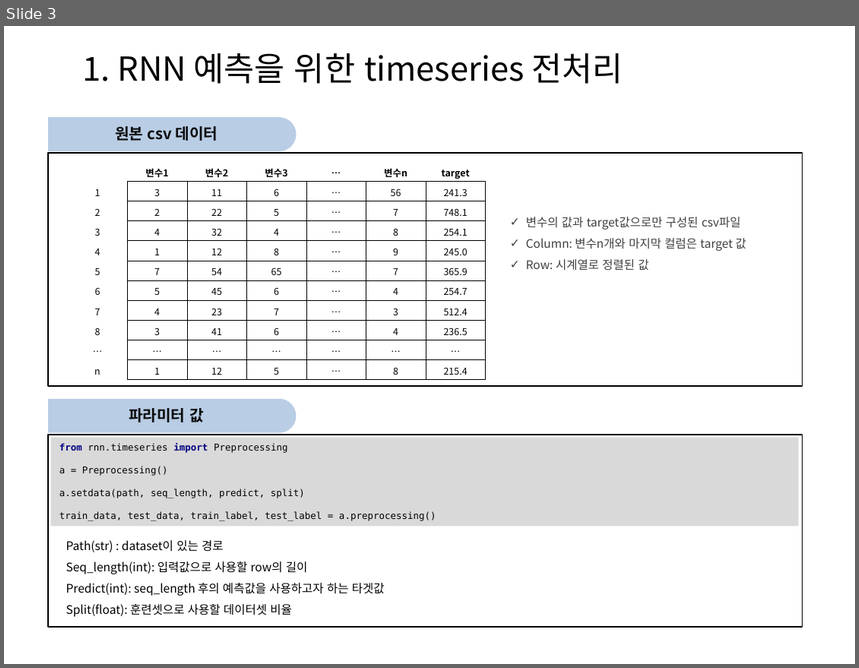
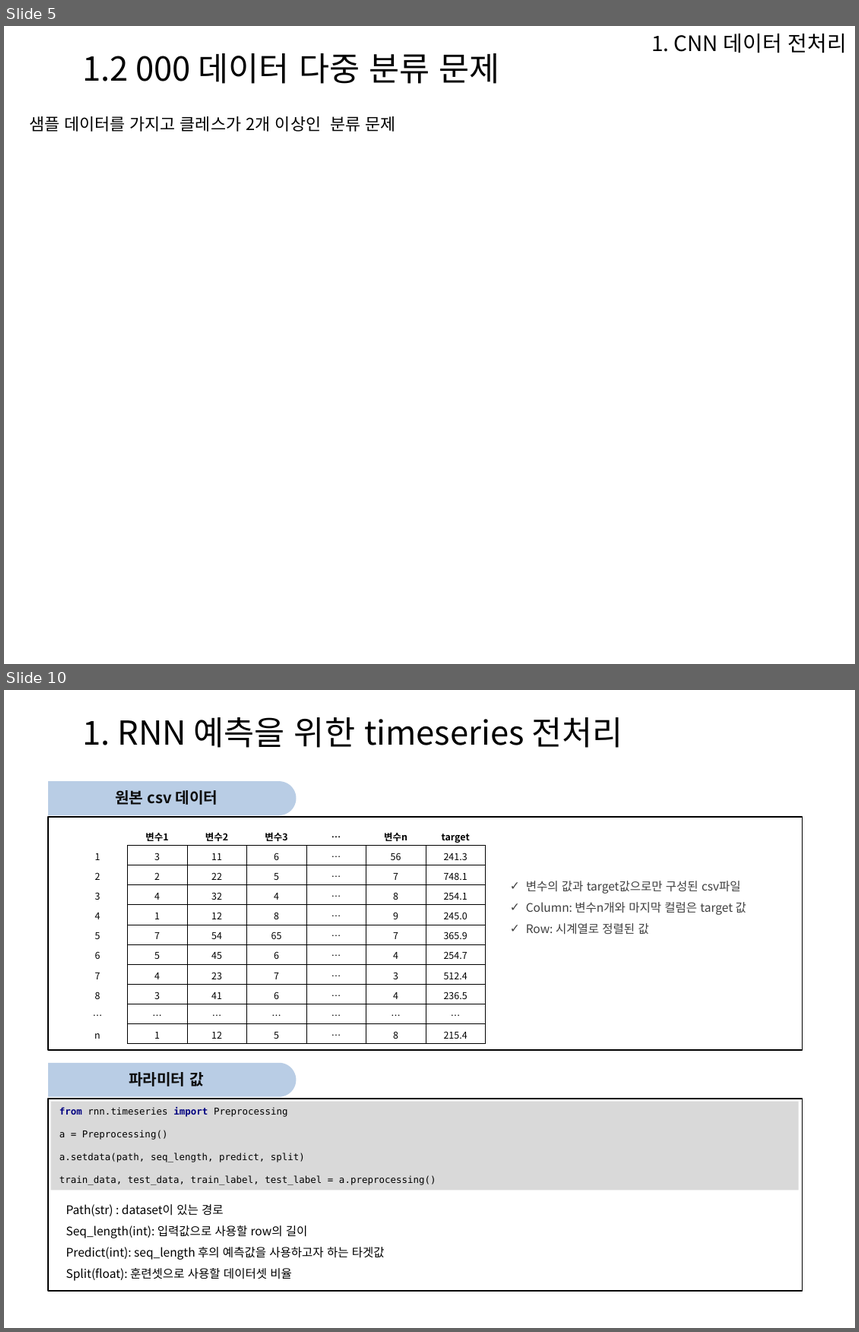
Before and after one commit to Heechul90/Preprocessing, a slide deck: rnn/파이썬 전처리 코드 모듈화 설명.pptx. Shown one above the other, each under a label of ours: slide 3 before the commit, slides 5 and 10 after it; the slides between them are not shown. The pictures are 859x668 and 859x1332 pixels, drawn with LibreOffice and Linux fonts; fonts in the diff are those of the drawing; background and template pictures are left out. Boxes give left, top, right and bottom in pixels: in the first picture for what was removed or moved away, otherwise in the second. Text is boxed around its words. In the diff, an @@ line names an element or a change of style, - is before the commit and + after.

```diff
--- a/rnn/파이썬 전처리 코드 모듈화 설명.pptx
+++ b/rnn/파이썬 전처리 코드 모듈화 설명.pptx
@@ slide 5 added at (4, 26, 855, 664), background picture (left out) @@
@@ text added at (652, 34, 847, 53), 18 pt, text #000000 @@
+1. CNN 데이터 전처리
@@ text added at (83, 53, 500, 84), 28 pt, text #000000 @@
+1.2 000 데이터 다중 분류 문제
@@ text added at (29, 116, 396, 132), 14 pt, text #000000 @@
+샘플 데이터를 가지고 클레스가 2개 이상인 분류 문제
@@ what was slide 3 is now slide 10 @@
```
Also in this commit, not shown: 2 slides changed, 6 other slides added, 10 other files.
